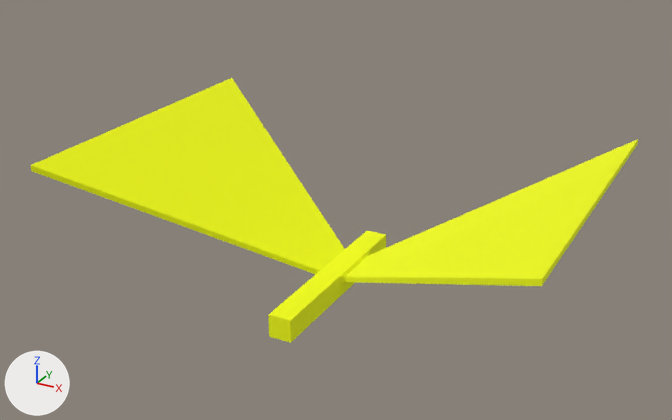
Before and after pictures for a commit that changed the glTF model FileStorage/Flower/Butterfly_Flap.glb.
Both versions are drawn from a camera (50 mm lens) standing at (13.6, -24.46, 14.91) and looking at (-0.35, 0.9, 2.23). Every picture has the same lights, and +X, +Y and +Z are marked at lower left. The picture after the commit comes second.

The first picture shows 'Butterfly'.
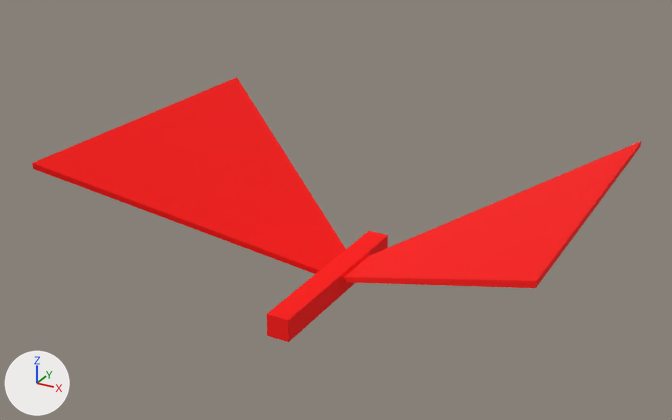
The change, as a diff of the scene's bpy script:
```diff
--- a/FileStorage/Flower/Butterfly_Flap.glb.py
+++ b/FileStorage/Flower/Butterfly_Flap.glb.py
@@ mat_color @@
 mat_color = principled_material('Color')
-mat_color.base_color = (0.911, 1.0, 0.0)  # yellow #f5ff00
+mat_color.base_color = (1.0, 0.00172, 0.0)  # red #ff0600
 mat_color.roughness = 1.0
@@ ob_butterfly @@
 ob_butterfly.location = (0.0, 0.0, 0.0)
-ob_butterfly.rotation_euler = (0.0, 0.0, 0.0205)  # degrees (0, 0, 1.2)
```

Pixel boxes [x1, y1, x2, y2] of what changed, in the pictures (672 x 420 px):
'Butterfly', recoloured, turned (yellow to red)
    before: [31, 78, 638, 343]
    after: [32, 77, 641, 342]
